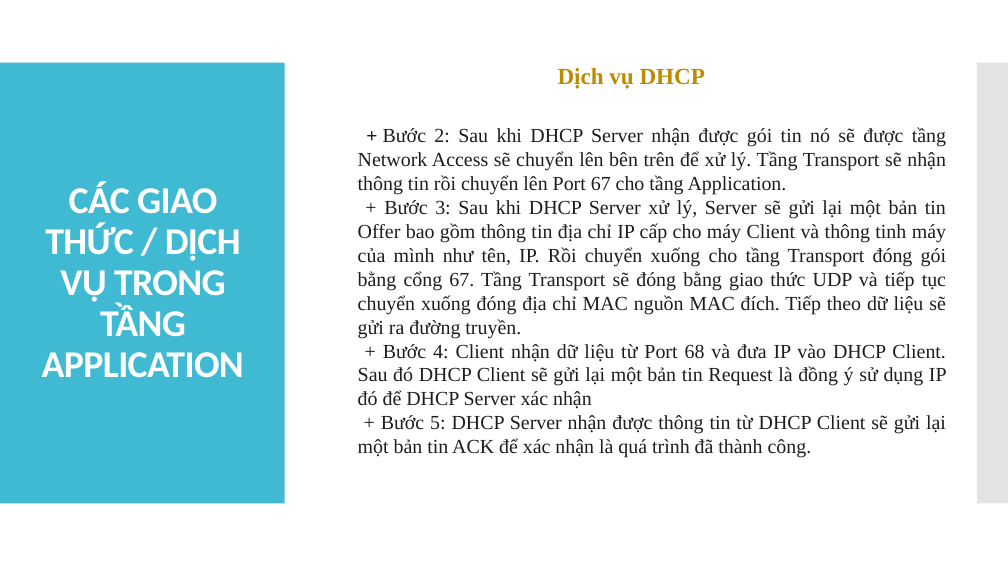
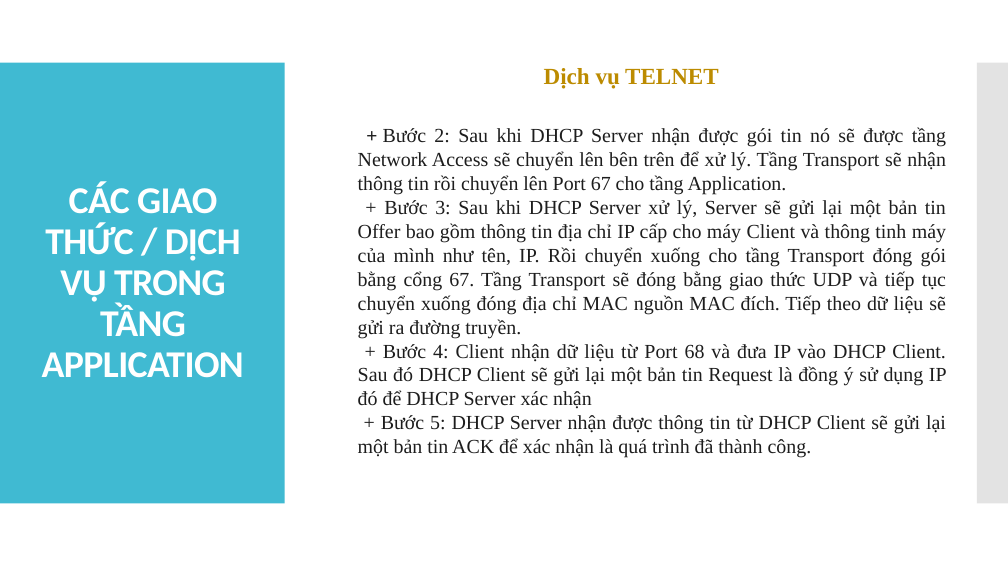
Before and after one commit to tiendatdk3493/Tai_Lieu, a slide deck: slide 19 of Topic 1.pptx. Drawn at 1008x567 pixels with LibreOffice and Linux fonts; fonts in the diff are those of the drawing. Boxes give left, top, right and bottom in pixels: in the first picture for what was removed or moved away, otherwise in the second. Text is boxed around its words. In the diff, an @@ line names an element or a change of style, - is before the commit and + after.

```diff
--- a/Topic 1.pptx
+++ b/Topic 1.pptx
@@ text at box(544, 68, 719, 89): text changed @@
-Dịch vụ DHCP
+Dịch vụ TELNET
```
Also in this commit, not shown: 1 other slide changed, 3 slides added.
